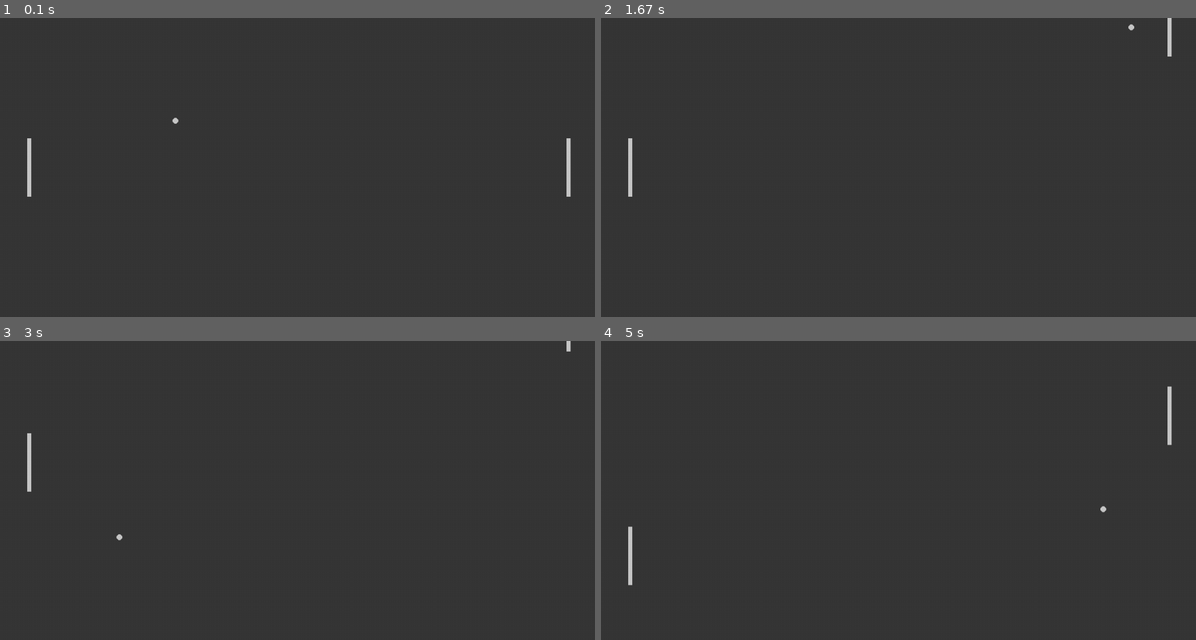
Above: before the commit, frames 1-4 (two rows, left to right).
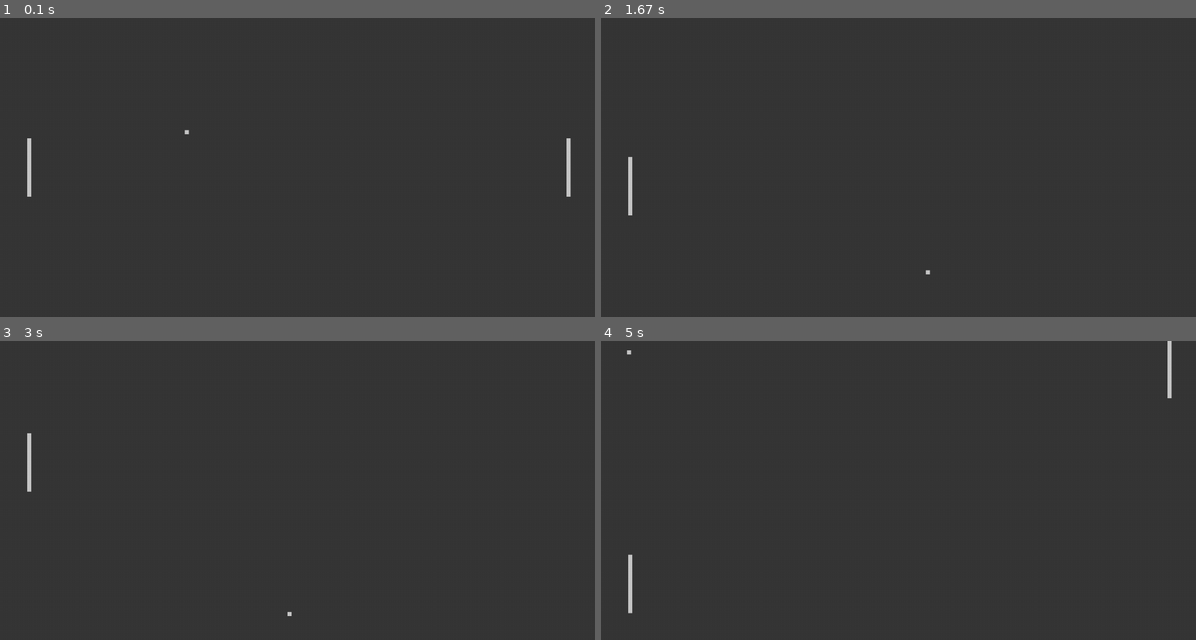
Above: after the commit, the same moments.

Repository: joshhait/Pygame-Pong
Game: pygame game, started from pong.py
Same seed, same stepped clock (60 frames per second), same inputs: the game is played once before the commit and once after it.
Inputs:
- Up to frame 1 (0.1 s): no input
- Up to frame 2 (1.67 s): hold Up 0.33-0.8 s; hold Down 0.83-1.13 s; hold S 0.83-1.13 s; hold Up 1.17-1.53 s; hold W 1.17-1.53 s; hold Down from 1.57 s (still down); hold S from 1.57 s (still down)
- Up to frame 3 (3 s): release Down at 1.93 s; release S at 1.93 s; hold Up 1.97-2.27 s; hold W 1.97-2.27 s; hold Down 2.3-2.6 s; hold S 2.3-2.6 s; hold Up from 2.63 s (still down); hold W from 2.63 s (still down)
- Up to frame 4 (5 s): release Up at 3 s; release W at 3 s; hold Down 3.03-3.4 s; hold S 3.03-3.4 s; hold Up 3.43-3.73 s; hold W 3.43-3.73 s; hold Down 3.77-4.07 s; hold S 3.77-4.07 s; hold Up 4.1-4.47 s; hold W 4.1-4.47 s; hold Down 4.5-4.87 s; hold S 4.5-4.87 s; hold Up from 4.9 s (still down); hold W from 4.9 s (still down)

The runs differ from the first frame. In frame 1, less than 0.1% of the frame differs, in the area x 28-32%, y 33-39%; in frame 2, 0.2%; in frame 3, less than 0.1%; in frame 4, 0.4%, in the area x 4-96%, y 0-92%.

Commit message:
ball from circle to rectangle, rough collision

Diff:
--- a/ball.py
+++ b/ball.py
@@ -1,13 +1,18 @@
+import pygame
+
 class Ball:
     def __init__(self, xpos, ypos):
         self.xpos = xpos
         self.ypos = ypos
-        self.rad = 5
+        self.width = 7
+        self.height = 7
         self.xvel = 16
         self.yvel = 16
         self.color = (200, 200, 200)
 
-    def update(self, settings):
+        self.rect = pygame.Rect(self.xpos, self.ypos, self.width, self.height)
+
+    def update(self, settings, pad1, pad2):
         if self.xpos <= 0:
             self.xvel = -self.xvel
         elif self.xpos >= settings.screen_width:
@@ -16,6 +21,11 @@
             self.yvel = -self.yvel
         elif self.ypos >= settings.screen_height:
             self.yvel = -self.yvel
+        if self.rect.colliderect(pad1):
+            self.xvel = -self.xvel
+        if self.rect.colliderect(pad2):
+            self.xvel = -self.xvel
 
         self.xpos += self.xvel
         self.ypos += self.yvel
+        self.rect = pygame.Rect(self.xpos, self.ypos, self.width, self.height)
--- a/game_functions.py
+++ b/game_functions.py
@@ -37,7 +37,7 @@
 
 def update_window(settings, window, ball, pad1, pad2):
     window.fill(settings.bg_color)
-    pygame.draw.circle(window, ball.color, (ball.xpos, ball.ypos), ball.rad, 0)
+    pygame.draw.rect(window, ball.color, ball.rect, 0)
     pygame.draw.rect(window, pad1.color, pad1.rect, 0)
     pygame.draw.rect(window, pad2.color, pad2.rect, 0)
     pygame.display.update()
--- a/pong.py
+++ b/pong.py
@@ -16,12 +16,12 @@
     pad2 = Paddle(974, 206)
 
     while True:
-        pygame.time.delay(30)
+        pygame.time.delay(20)
 
         # get inputs/events
         gf.check_events(pad1, pad2)
         # update ball and paddle
-        ball.update(settings)
+        ball.update(settings, pad1, pad2)
         pad1.update()
         pad2.update()
         # draw/update the screen
